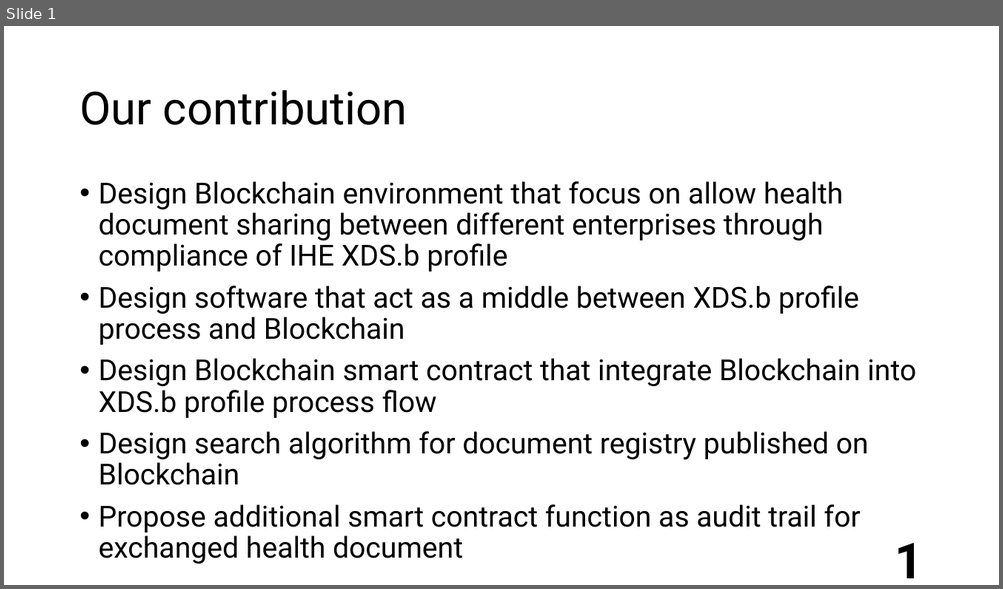
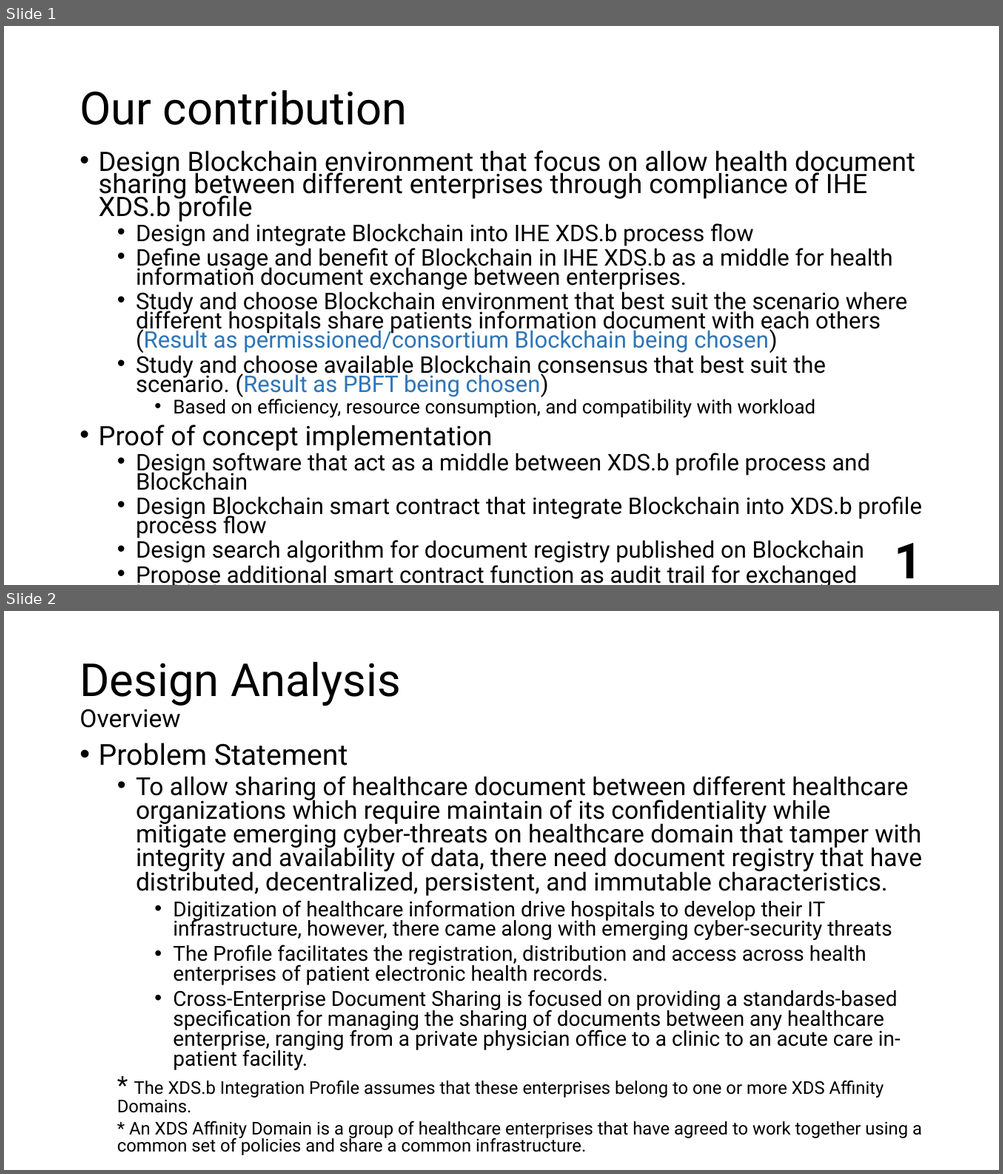
Before and after one commit to semiangel/XDSchain, a slide deck: Progress/Contribution.pptx. Shown one above the other, each under a label of ours: slide 1 before the commit, slides 1 and 2 after it. The pictures are 1003x589 and 1003x1174 pixels, drawn with LibreOffice and Linux fonts; fonts in the diff are those of the drawing; background and template pictures are left out. Boxes give left, top, right and bottom in pixels: in the first picture for what was removed or moved away, otherwise in the second. Text is boxed around its words. In the diff, an @@ line names an element or a change of style, - is before the commit and + after.

```diff
--- a/Progress/Contribution.pptx
+++ b/Progress/Contribution.pptx
@@ slide 2 added at bbox=[4, 611, 999, 1170], background picture (left out) @@
@@ title added at bbox=[79, 661, 401, 728], 44 pt, text #000000 @@
+Design Analysis
+Overview
@@ text added at bbox=[99, 743, 922, 1156], 20 pt, text #000000 @@
+• Problem Statement
+  • To allow sharing of healthcare document between different healthcare organizations which require maintain of its confidentiality while mitigate emerging cyber-threats on healthcare domain that tamper with integrity and availability of data, there need document registry that have distributed, decentralized, persistent, and immutable characteristics.
+    • Digitization of healthcare information drive hospitals to develop their IT infrastructure, however, there came along with emerging cyber-security threats
+    • The Profile facilitates the registration, distribution and access across health enterprises of patient electronic health records.
+    • Cross-Enterprise Document Sharing is focused on providing a standards-based specification for managing the sharing of documents between any healthcare enterprise, ranging from a private physician office to a clinic to an acute care in-patient facility.
+  * The XDS.b Integration Profile assumes that these enterprises belong to one or more XDS Affinity Domains.
+  * An XDS Affinity Domain is a group of healthcare enterprises that have agreed to work together using a common set of policies and share a common infrastructure.
@@ slide 1 changed as well @@
@@ text "Design Blockchain environment that focus ...": place and size @@
-text "Design Blockchain environment that focus ..." at bbox=[99, 181, 916, 533]
+text "Design Blockchain environment that focus ..." at bbox=[99, 150, 922, 585]
@@ text at bbox=[99, 150, 922, 585]: size 28 to 25.9 pt in "Design Blockchain environment that focus on allow ..."; size 28 to 22.2 pt in "Design software that act as a middle ...", "Design Blockchain smart contract that integrate Blockchain ...", "Design search algorithm for document registry published ...", "Propose additional smart contract function as audit ..."; line spacing 0.9 to 0.7; list level 1 to 2 in "Design software that act as ..."; list level 1 to 2 in "Design Blockchain smart contract that ..."; list level 1 to 2 in "Design search algorithm for document ..."; list level 1 to 2 in "Propose additional smart contract function ..." @@
@@ text at bbox=[99, 221, 908, 452]: paragraphs added @@
+  • Design and integrate Blockchain into IHE XDS.b process flow
+  • Define usage and benefit of Blockchain in IHE XDS.b as a middle for health information document exchange between enterprises.
+  • Study and choose Blockchain environment that best suit the scenario where different hospitals share patients information document with each others (Result as permissioned/consortium Blockchain being chosen)
+  • Study and choose available Blockchain consensus that best suit the scenario. (Result as PBFT being chosen)
+    • Based on efficiency, resource consumption, and compatibility with workload
+• Proof of concept implementation
```
Also in this commit, not shown: 35 other slides added.
